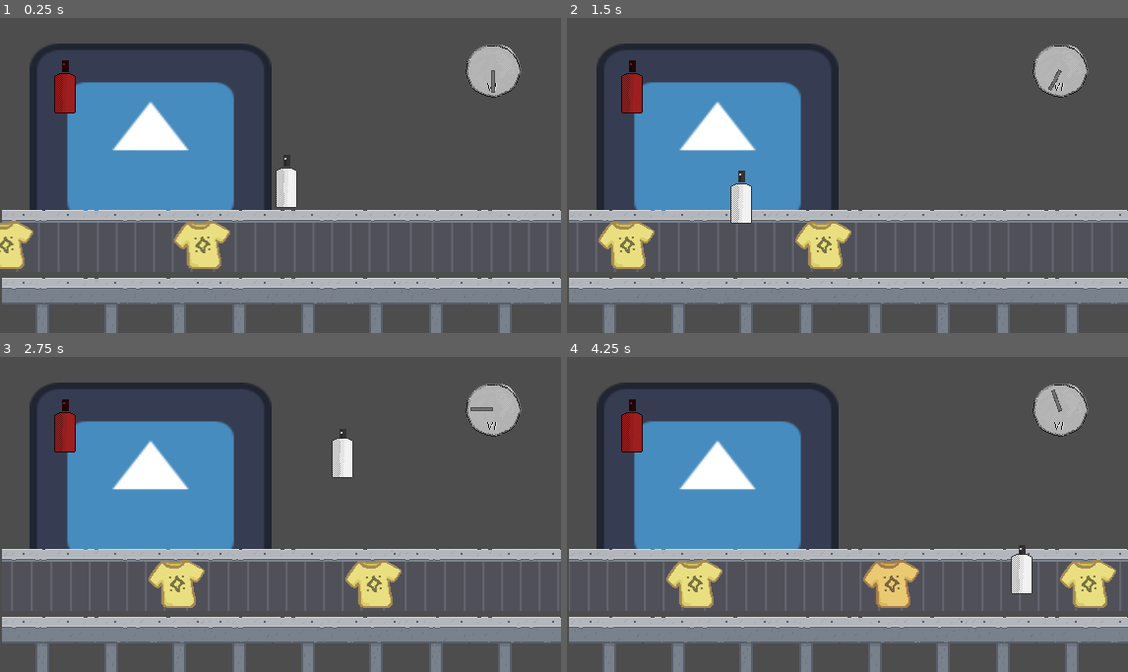
Above: before the commit, frames 1-4 (two rows, left to right).
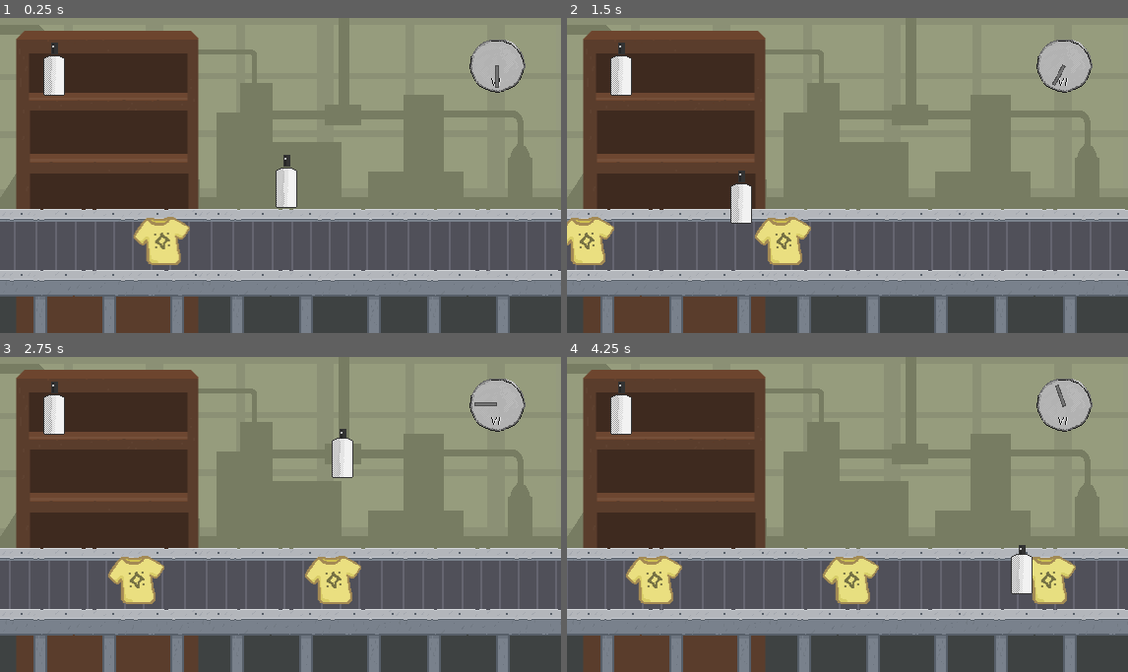
Above: after the commit, the same moments.

Repository: B1nus/chemicals-please
Game: Godot game, scene res://scenes/main.tscn
Two runs of this game, one before a commit and one after it. Both use one fixed random seed, a clock stepped at 60 frames per second and the inputs below. The engine's default icon, where the game draws it, is replaced by a stand-in: a white triangle on a blue panel in a dark square.
Inputs (mouse positions are in pixels of both pictures, inside the frame that each line leads up to):
- Up to frame 1 (0.25 s): no input
- Up to frame 2 (1.5 s): move the mouse to (718, 147) at 0.52 s; press the mouse at (718, 147) at 0.53 s; move the mouse to (735, 191) at 1.27 s; release the mouse at (735, 191) at 1.28 s; click (735, 191) at 1.35 s
- Up to frame 3 (2.75 s): move the mouse to (336, 445) at 2.02 s; press the mouse at (336, 445) at 2.03 s
- Up to frame 4 (4.25 s): move the mouse to (819, 577) at 2.77 s; release the mouse at (819, 577) at 2.78 s; click (819, 577) at 2.85 s; move the mouse to (1015, 561) at 3.52 s; press the mouse at (1015, 561) at 3.53 s

The runs differ from the first frame. In frame 1, 75% of the frame differs, in the area x 0-100%, y 0-100%; in frame 2, 76%; in frame 3, 76%; in frame 4, 79%.

Commit message:
sync

Diff:
--- a/scenes/button.tscn
+++ b/scenes/button.tscn
@@ -1,20 +1,19 @@
-[gd_scene load_steps=3 format=3 uid="uid://c78dbrwfc2igx"]
+[gd_scene load_steps=5 format=3 uid="uid://c78dbrwfc2igx"]
 
 [ext_resource type="Texture2D" uid="uid://cko80wtqpsnvd" path="res://assets/textures/button-pressed.png" id="1_rhj8v"]
 [ext_resource type="Texture2D" uid="uid://pby5chqttlrh" path="res://assets/textures/button.png" id="2_3q610"]
+[ext_resource type="Script" uid="uid://ciy5s7yx0ouua" path="res://scripts/button.gd" id="3_3q610"]
+[ext_resource type="Texture2D" uid="uid://dcwen3bqy7u4c" path="res://assets/textures/button-hover.png" id="3_i7y4x"]
 
-[node name="Node2D" type="Node2D"]
-
-[node name="TextureButton" type="TextureButton" parent="."]
-texture_filter = 3
-offset_right = 64.0
-offset_bottom = 64.0
+[node name="TextureButton" type="TextureButton"]
 texture_normal = ExtResource("2_3q610")
 texture_pressed = ExtResource("1_rhj8v")
-stretch_mode = 5
+texture_hover = ExtResource("3_i7y4x")
+script = ExtResource("3_3q610")
 
-[node name="RichTextLabel" type="RichTextLabel" parent="TextureButton"]
+[node name="RichTextLabel" type="RichTextLabel" parent="."]
 texture_filter = 3
+layout_mode = 0
 offset_left = 3.0
 offset_top = 22.0
 offset_right = 61.0
@@ -29,7 +28,7 @@
 theme_override_font_sizes/mono_font_size = 10
 theme_override_font_sizes/normal_font_size = 10
 theme_override_font_sizes/bold_font_size = 10
-text = "Button"
+text = "Next day"
 autowrap_mode = 0
 horizontal_alignment = 1
 vertical_alignment = 1
--- a/scenes/clothes.tscn
+++ b/scenes/clothes.tscn
@@ -1,10 +1,16 @@
-[gd_scene load_steps=3 format=3 uid="uid://uafvahwurht6"]
+[gd_scene load_steps=4 format=3 uid="uid://uafvahwurht6"]
 
 [ext_resource type="Script" uid="uid://by77b357y70h8" path="res://scripts/shirt.gd" id="1_xh6vb"]
 [ext_resource type="Texture2D" uid="uid://sltbah6fxobu" path="res://assets/textures/tshirt_yellow.png" id="2_qoc0s"]
 
+[sub_resource type="Curve" id="Curve_xh6vb"]
+_limits = [0.0, 0.5, 0.0, 100.0]
+_data = [Vector2(0, 0), 0.0, 0.0, 0, 0, Vector2(1, 0.494382), 0.0, 0.0, 0, 0]
+point_count = 2
+
 [node name="Clothes" type="Node2D"]
 script = ExtResource("1_xh6vb")
+curve = SubResource("Curve_xh6vb")
 
 [node name="Sprite2D" type="Sprite2D" parent="."]
 texture = ExtResource("2_qoc0s")
--- a/scenes/conveyor_belt.tscn
+++ b/scenes/conveyor_belt.tscn
@@ -18,25 +18,28 @@
 parameters/looping = true
 
 [node name="Belt" type="Sprite2D" parent="."]
+texture_filter = 1
 texture_repeat = 2
-position = Vector2(599, 4)
+position = Vector2(285, 32)
 texture = ExtResource("3_it644")
 region_enabled = true
-region_rect = Rect2(0, 0, 1200, 50)
+region_rect = Rect2(0, 0, 570, 50)
 
 [node name="Bottom" type="Sprite2D" parent="."]
+texture_filter = 1
 texture_repeat = 2
-position = Vector2(599, 66)
+position = Vector2(285, 95)
 texture = ExtResource("4_03uyg")
 region_enabled = true
-region_rect = Rect2(0, 0, 1200, 94)
+region_rect = Rect2(0, 16, 570, 78)
 
 [node name="Top" type="Sprite2D" parent="."]
 texture_filter = 1
 texture_repeat = 2
-position = Vector2(599, -28)
+position = Vector2(285, 0)
 texture = ExtResource("4_it644")
 region_enabled = true
-region_rect = Rect2(0, 0, 1200, 14)
+region_rect = Rect2(0, 0, 570, 14)
 
 [node name="Clothes" type="Node2D" parent="."]
+position = Vector2(-38, 25)
--- a/scenes/main.tscn
+++ b/scenes/main.tscn
@@ -1,10 +1,11 @@
-[gd_scene load_steps=7 format=3 uid="uid://5eypd3miuis1"]
+[gd_scene load_steps=8 format=3 uid="uid://5eypd3miuis1"]
 
 [ext_resource type="Script" uid="uid://ct3a8d0fo4njq" path="res://scripts/main.gd" id="1_h2yge"]
 [ext_resource type="PackedScene" uid="uid://qoh5gl78brur" path="res://scenes/conveyor_belt.tscn" id="1_ig7tw"]
+[ext_resource type="Texture2D" uid="uid://dqecdmr7fdnsi" path="res://assets/textures/background.png" id="2_tefeu"]
 [ext_resource type="PackedScene" uid="uid://b4j0xitll0uj8" path="res://scenes/clock.tscn" id="4_1bvp3"]
 [ext_resource type="PackedScene" uid="uid://esp3sh2kg77s" path="res://scenes/paper_scene.tscn" id="5_lquwl"]
-[ext_resource type="AudioStream" uid="uid://beijt0bplkqlk" path="res://assets/audio/shift-end.ogg" id="6_o6xl0"]
+[ext_resource type="AudioStream" uid="uid://1o3jrhbnxlmw" path="res://assets/audio/shift-end.ogg" id="6_o6xl0"]
 [ext_resource type="PackedScene" uid="uid://bxss76xputipd" path="res://scenes/shelf.tscn" id="6_tefeu"]
 
 [node name="Main" type="Control"]
@@ -18,11 +19,15 @@
 script = ExtResource("1_h2yge")
 day_time = 10.0
 
+[node name="Sprite2D" type="Sprite2D" parent="."]
+position = Vector2(285, 160)
+texture = ExtResource("2_tefeu")
+
 [node name="Shelf" parent="." instance=ExtResource("6_tefeu")]
-position = Vector2(153, 131)
+position = Vector2(108, 166)
 
 [node name="ConveyorBelt" parent="." instance=ExtResource("1_ig7tw")]
-position = Vector2(3, 229)
+position = Vector2(0, 200)
 acceleration_scale = 50.0
 
 [node name="DayTimer" type="Timer" parent="."]
@@ -35,7 +40,7 @@
 one_shot = true
 
 [node name="Clock" parent="." instance=ExtResource("4_1bvp3")]
-position = Vector2(503, 54)
+position = Vector2(507, 49)
 
 [node name="PaperScene" parent="." instance=ExtResource("5_lquwl")]
 visible = false
--- a/scenes/paper_scene.tscn
+++ b/scenes/paper_scene.tscn
@@ -1,6 +1,7 @@
-[gd_scene load_steps=5 format=3 uid="uid://esp3sh2kg77s"]
+[gd_scene load_steps=6 format=3 uid="uid://esp3sh2kg77s"]
 
 [ext_resource type="Script" uid="uid://fynfvi5mmk8t" path="res://scripts/paper_scene.gd" id="1_1g4or"]
+[ext_resource type="PackedScene" uid="uid://c78dbrwfc2igx" path="res://scenes/button.tscn" id="2_uuq48"]
 
 [sub_resource type="Animation" id="Animation_1g4or"]
 length = 0.001
@@ -19,14 +20,14 @@
 tracks/1/type = "value"
 tracks/1/imported = false
 tracks/1/enabled = true
-tracks/1/path = NodePath("VBoxContainer/Button:modulate")
+tracks/1/path = NodePath("VBoxContainer/TextureButton:modulate")
 tracks/1/interp = 1
 tracks/1/loop_wrap = true
 tracks/1/keys = {
 "times": PackedFloat32Array(0),
 "transitions": PackedFloat32Array(1),
 "update": 0,
-"values": [Color(1, 1, 1, 0)]
+"values": [Color(0, 0, 0, 0)]
 }
 
 [sub_resource type="Animation" id="Animation_7g22y"]
@@ -46,14 +47,14 @@
 tracks/1/type = "value"
 tracks/1/imported = false
 tracks/1/enabled = true
-tracks/1/path = NodePath("VBoxContainer/Button:modulate")
+tracks/1/path = NodePath("VBoxContainer/TextureButton:modulate")
 tracks/1/interp = 1
 tracks/1/loop_wrap = true
 tracks/1/keys = {
 "times": PackedFloat32Array(0, 1),
 "transitions": PackedFloat32Array(1, 1),
 "update": 0,
-"values": [Color(1, 1, 1, 0), Color(1, 1, 1, 1)]
+"values": [Color(0, 0, 0, 0), Color(1, 1, 1, 1)]
 }
 
 [sub_resource type="AnimationLibrary" id="AnimationLibrary_c28eh"]
@@ -77,14 +78,13 @@
 offset_right = 40.0
 offset_bottom = 40.0
 
-[node name="Button" type="Button" parent="VBoxContainer"]
-modulate = Color(1, 1, 1, 0)
+[node name="TextureButton" parent="VBoxContainer" instance=ExtResource("2_uuq48")]
+modulate = Color(0, 0, 0, 0)
 layout_mode = 2
-text = "Go to bed"
 
 [node name="AnimationPlayer" type="AnimationPlayer" parent="."]
 libraries = {
 &"": SubResource("AnimationLibrary_c28eh")
 }
 
-[connection signal="pressed" from="VBoxContainer/Button" to="." method="_on_button_pressed"]
+[connection signal="pressed" from="VBoxContainer/TextureButton" to="." method="_on_texture_button_pressed"]
--- a/scenes/shelf.tscn
+++ b/scenes/shelf.tscn
@@ -1,29 +1,29 @@
 [gd_scene load_steps=5 format=3 uid="uid://bxss76xputipd"]
 
 [ext_resource type="Script" uid="uid://c17s6fi10bqm8" path="res://scripts/shelf.gd" id="1_00mi8"]
-[ext_resource type="Texture2D" uid="uid://bx80i8qwc1kfh" path="res://icon.svg" id="1_nf23d"]
+[ext_resource type="Texture2D" uid="uid://dewijpyuo86hs" path="res://assets/textures/shelf.png" id="2_00mi8"]
 [ext_resource type="PackedScene" uid="uid://c0pu61plgeknt" path="res://scenes/spray_bottle.tscn" id="2_xj574"]
 
 [sub_resource type="RectangleShape2D" id="RectangleShape2D_viw0s"]
-size = Vector2(222, 184)
+size = Vector2(171, 182)
 
 [node name="Shelf" type="Node2D"]
 script = ExtResource("1_00mi8")
 
 [node name="Sprite2D" type="Sprite2D" parent="."]
-scale = Vector2(1.92188, 1.64062)
-texture = ExtResource("1_nf23d")
+texture = ExtResource("2_00mi8")
 
 [node name="SprayBottle" parent="." instance=ExtResource("2_xj574")]
-position = Vector2(-30, -62)
+position = Vector2(-14, -115)
 
 [node name="SprayBottle2" parent="." instance=ExtResource("2_xj574")]
-position = Vector2(-88, -62)
+position = Vector2(-54, -115)
 chemical = 1
 
 [node name="Area2D" type="Area2D" parent="."]
 
 [node name="CollisionShape2D" type="CollisionShape2D" parent="Area2D"]
+position = Vector2(1, -50)
 shape = SubResource("RectangleShape2D_viw0s")
 
 [connection signal="mouse_entered" from="Area2D" to="." method="_on_area_2d_mouse_entered"]
--- /dev/null
+++ b/scripts/button.gd
@@ -0,0 +1,5 @@
+extends TextureButton
+
+
+func _process(delta: float) -> void:
+	$RichTextLabel.position.y = 20 + int(button_pressed) * 3
--- a/scripts/conveyor_belt.gd
+++ b/scripts/conveyor_belt.gd
@@ -49,3 +49,10 @@
 
 func slow_down() -> void:
 	acceleration = -1.0
+
+
+func clear_clothes() -> void:
+	for child in clothes_parent.get_children():
+		child.clean()
+		if child.global_position.x > 250:
+			child.queue_free()
--- a/scripts/global.gd
+++ b/scripts/global.gd
@@ -13,9 +13,9 @@
 }
 
 
-const modulate_map: Dictionary[Chemical, Color] = {
-	Chemical.PFAS: Color.WHITE,
-	Chemical.BEEWAX: Color.INDIAN_RED,
+const color_shift_map: Dictionary[Chemical, Vector3] = {
+	Chemical.PFAS: Vector3(0.1,0,0),
+	Chemical.BEEWAX: Vector3(0,0.05,0.05),
 }
 
 
--- a/scripts/main.gd
+++ b/scripts/main.gd
@@ -24,6 +24,7 @@
 	paper_scene.fade_out()
 	conveyor.speed_up()
 	day_timer.start(day_time)
+	conveyor.clear_clothes()
 	Global.bad_value = 0.0
 	Global.did_nothing = true
 
--- a/scripts/paper_scene.gd
+++ b/scripts/paper_scene.gd
@@ -23,5 +23,5 @@
 	show()
 
 
-func _on_button_pressed() -> void:
+func _on_texture_button_pressed() -> void:
 	restart.emit()
--- a/scripts/shirt.gd
+++ b/scripts/shirt.gd
@@ -4,11 +4,30 @@
 
 @export var click_distance: float = 60
 @export var click_offset: Vector2 = Vector2(-70, -5)
+@export var curve: Curve
+var color_shift: Vector3 = Vector3(0,0,0)
+
+var textures: Array[Texture] = [
+	load("res://assets/textures/tshirt_pink.png"),
+	load("res://assets/textures/tshirt_white.png"),
+	load("res://assets/textures/tshirt_yellow.png")
+]
+
+
+func _ready() -> void:
+	var index = randi_range(0, textures.size() - 1)
+	$Sprite2D.texture = textures[index]
+
+
+func clean() -> void:
+	modulate = Color.WHITE
 
 
 func _process(delta: float) -> void:
 	if Input.is_action_just_pressed("click") and (get_global_mouse_position() + click_offset).distance_to(global_position) < click_distance:
 		Global.bad_value += Global.bad_value_map[Global.chemical]
 		Global.did_nothing = false
-		modulate.g -= 0.1
-		modulate.b -= 0.1
+		color_shift += Global.color_shift_map[Global.chemical]
+		modulate.r = 1.0 - curve.sample(color_shift.x)
+		modulate.g = 1.0 - curve.sample(color_shift.y)
+		modulate.b = 1.0 - curve.sample(color_shift.z)
--- a/scripts/spray_bottle.gd
+++ b/scripts/spray_bottle.gd
@@ -5,14 +5,12 @@
 @onready var cloud_spawner = $CloudSpawner
 @export var chemical: Global.Chemical
 @onready var shelf_position = global_position
-const click_distance: float = 40.0
+const click_distance: float = 30.0
 @export var offset: Vector2 = Vector2(5, 5)
 
 
 func _process(delta: float) -> void:
 	$AnimatedSprite2D.use_parent_material = false
-	$AnimatedSprite2D.modulate = Global.modulate_map[chemical]
-	modulate = Global.modulate_map[chemical]
 	if Global.chemical == chemical:
 		z_index = 1
 		global_position = get_global_mouse_position() + offset
Not shown: 1 places in scenes/spraycloud.tscn that only renumber resources
Not shown, added: scripts/button.gd.uid
